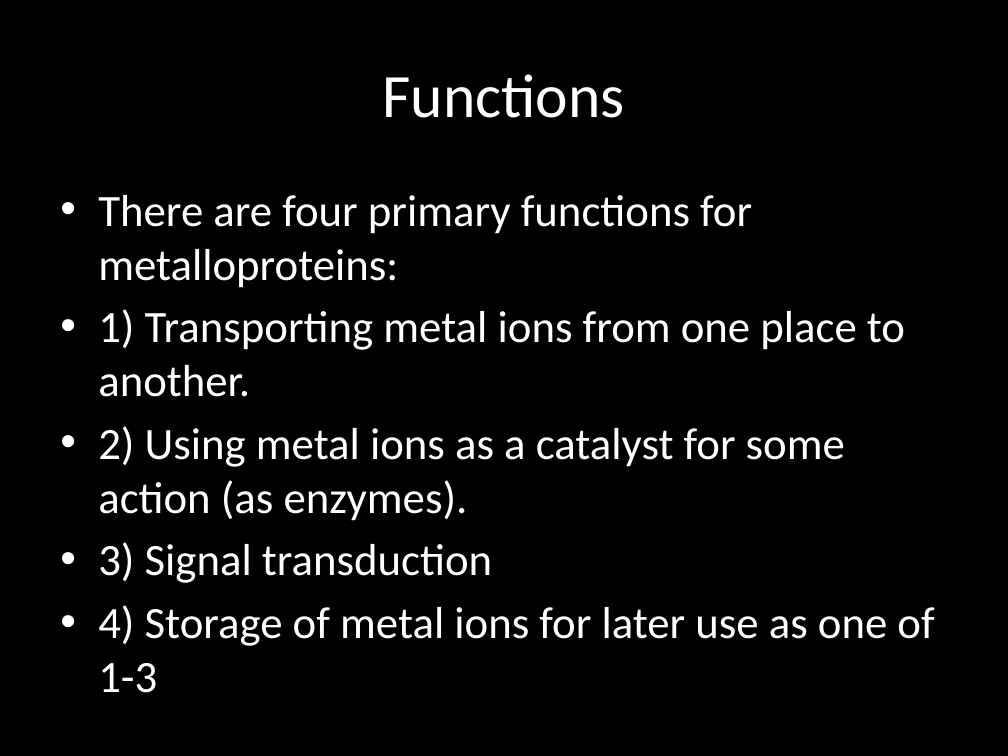
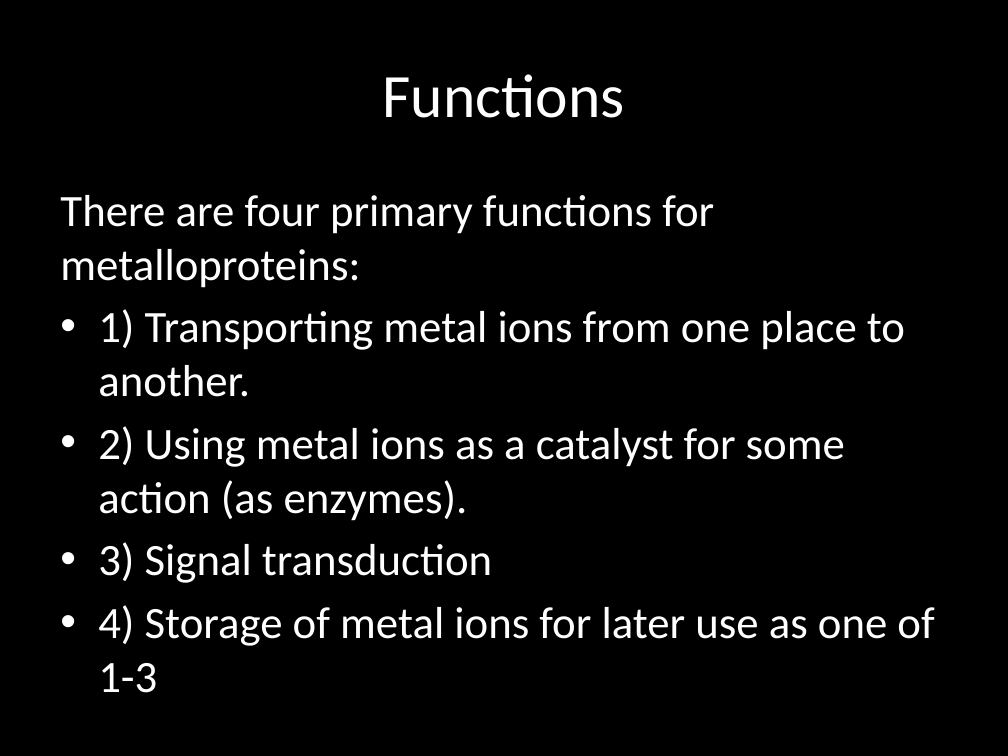
Before and after one commit to e21red/digitalbio_metalloprotein, a slide deck: slide 3 of thisisapresentation.pptx. Drawn at 1008x756 pixels with LibreOffice and Linux fonts; fonts in the diff are those of the drawing. Boxes give left, top, right and bottom in pixels: in the first picture for what was removed or moved away, otherwise in the second. Text is boxed around its words. In the diff, an @@ line names an element or a change of style, - is before the commit and + after.

```diff
--- a/thisisapresentation.pptx
+++ b/thisisapresentation.pptx
@@ text at (60,195,714,288): bullet • to none @@
```
Also in this commit, not shown: 1 other slide changed, 4 slides added, 3 other files.
